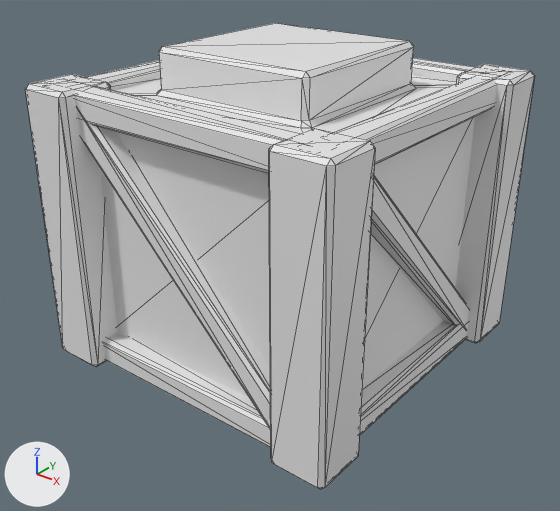
Renders of the OBJ model resources/assets/mf/model/tower_bore.obj from each side of a commit.
Camera for both pictures: a 50 mm camera at (1.071, -2.506, 1.084) aimed at (-0.471, -0.579, -0.111). Every picture has the same lights, and +X, +Y and +Z are marked at lower left. Mesh edges are drawn as thin lines. Materials are left out; every surface is plain grey. Where no turn or scale is listed for an object, it has been applied to the vertices.

Objects in the first picture: 'tower_bore'.
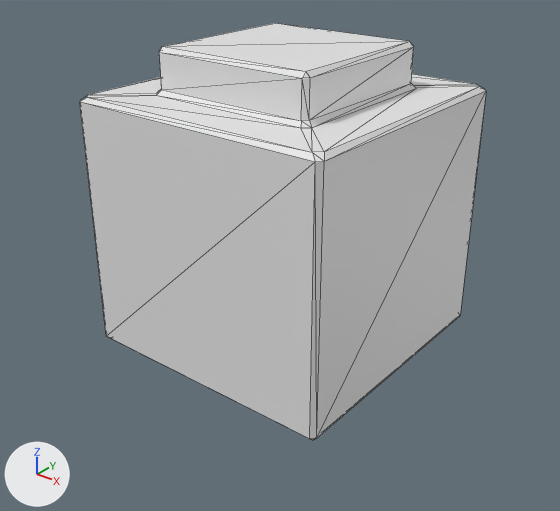
What differs and where, as boxes (x1, y1, x2, y2) in the pictures (560 x 511 px):
'tower_bore', reshaped (20% narrower, 10% shorter)
    before: (25, 23, 534, 489)
    after: (80, 23, 486, 440)
part 1 of me_tower_bore, deleted
    before: (25, 58, 534, 489)

What the commit changed:
me_tower_bore is used by ob_tower_bore; location (0.0, 0.0, 0.0).
me_tower_bore had 440 vertices, 812 faces and spanned x -1.1..0.1, y -1.1..0.1, z -0.5..0.607.
me_tower_bore now has 56 vertices, 108 faces and spans x -0.985..-0.015, y -0.985..-0.015, z -0.455..0.607.
me_tower_bore part 1: 16 loose pieces with 384 vertices, spanning x -1.1..0.1, y -1.1..0.1, z -0.5..0.5, are deleted.
